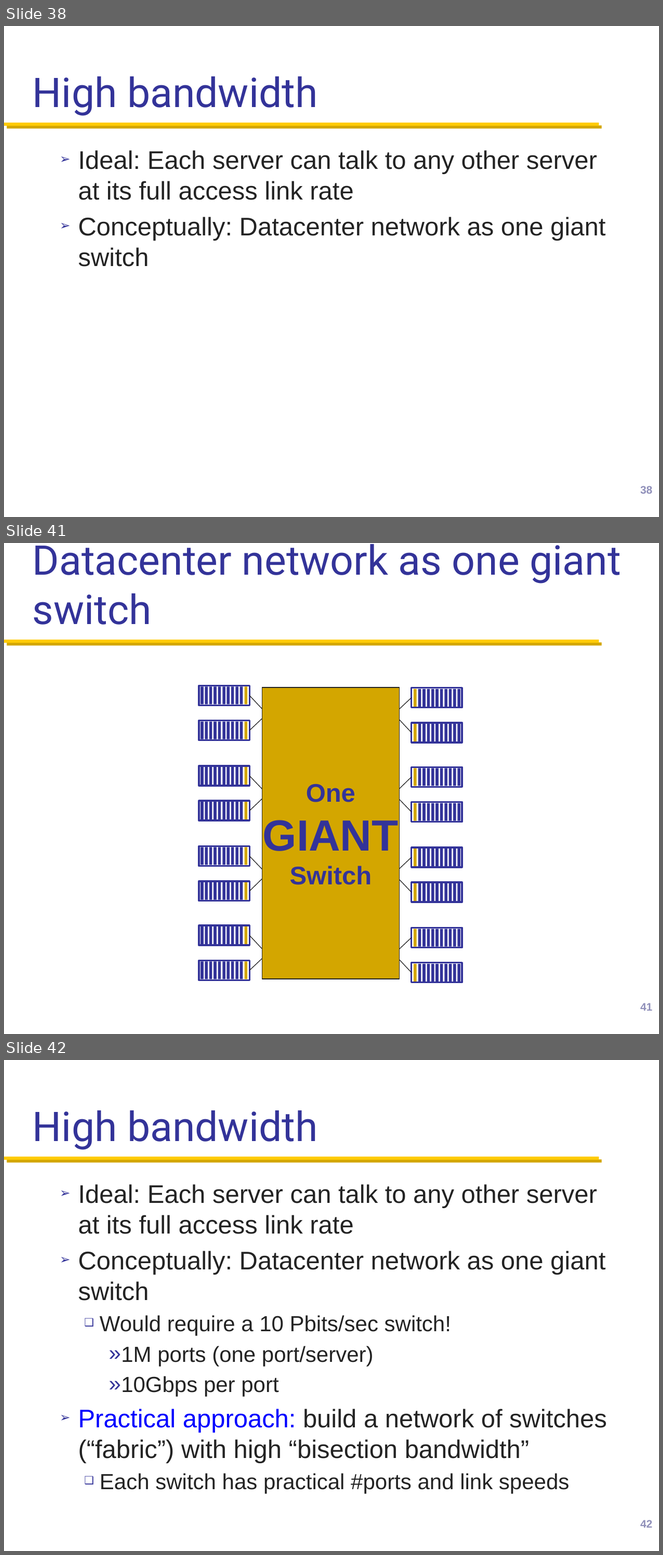
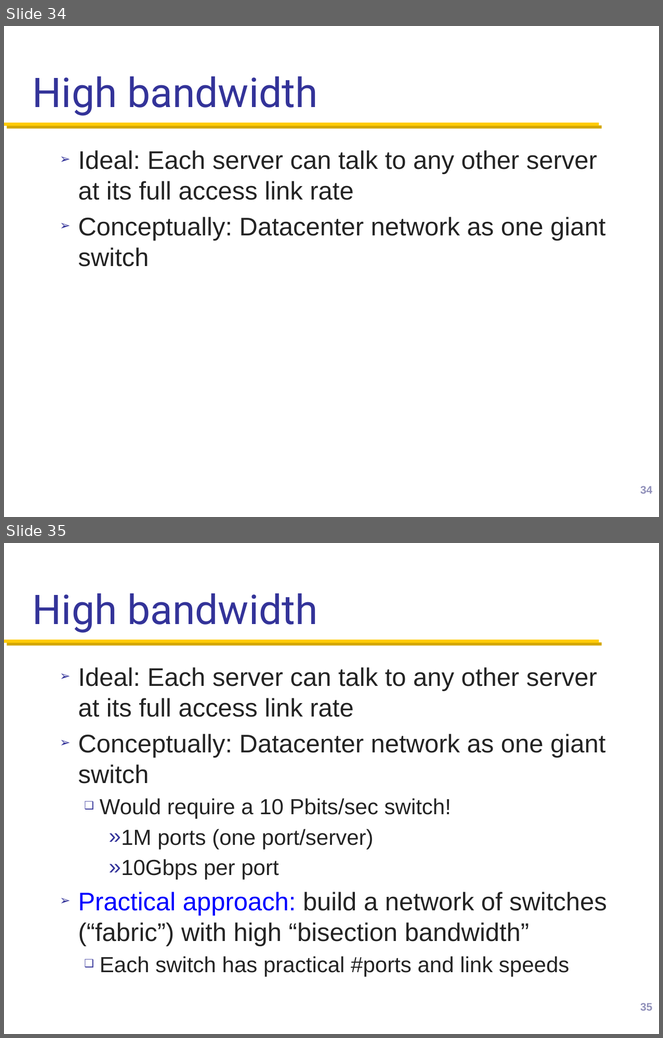
Before and after one commit to henryhxu/CSCI4430-ESTR4120, a slide deck: lec/lec5.pptx. Shown one above the other, each under a label of ours: slides 38, 41 and 42 before the commit, slides 34 and 35 after it; the slides between them are not shown. The pictures are 663x1555 and 663x1038 pixels, drawn with LibreOffice and Linux fonts; fonts in the diff are those of the drawing; background and template pictures are left out. Boxes give left, top, right and bottom in pixels: in the first picture for what was removed or moved away, otherwise in the second. Text is boxed around its words. In the diff, an @@ line names an element or a change of style, - is before the commit and + after.

Commit message:
lec5 revised

```diff
--- a/lec/lec5.pptx
+++ b/lec/lec5.pptx
@@ slide 41 removed at [4,543,659,1034], background #FFFFFF; not listed: 1 template element that a slide beside it also shows @@
@@ title removed at [33,544,621,625] @@
-Datacenter network as one giant switch
@@ rectangle removed at [262,688,400,979] @@
-One
-GIANT
-Switch
@@ group removed at [394,688,462,982]: 96 rectangles, 8 lines @@
@@ group removed at [199,685,268,980]: 96 rectangles, 8 lines @@
@@ page number removed at [640,1003,652,1011] @@
-41
@@ what was slide 38 is now slide 34 @@
@@ page number at [640,486,652,494]: text changed @@
-38
+34
@@ what was slide 42 is now slide 35 @@
@@ page number at [640,1003,652,1011]: text changed @@
-42
+35
```
Also in this commit, not shown: 3 slides changed, 1 slide added, 2 other slides removed.
